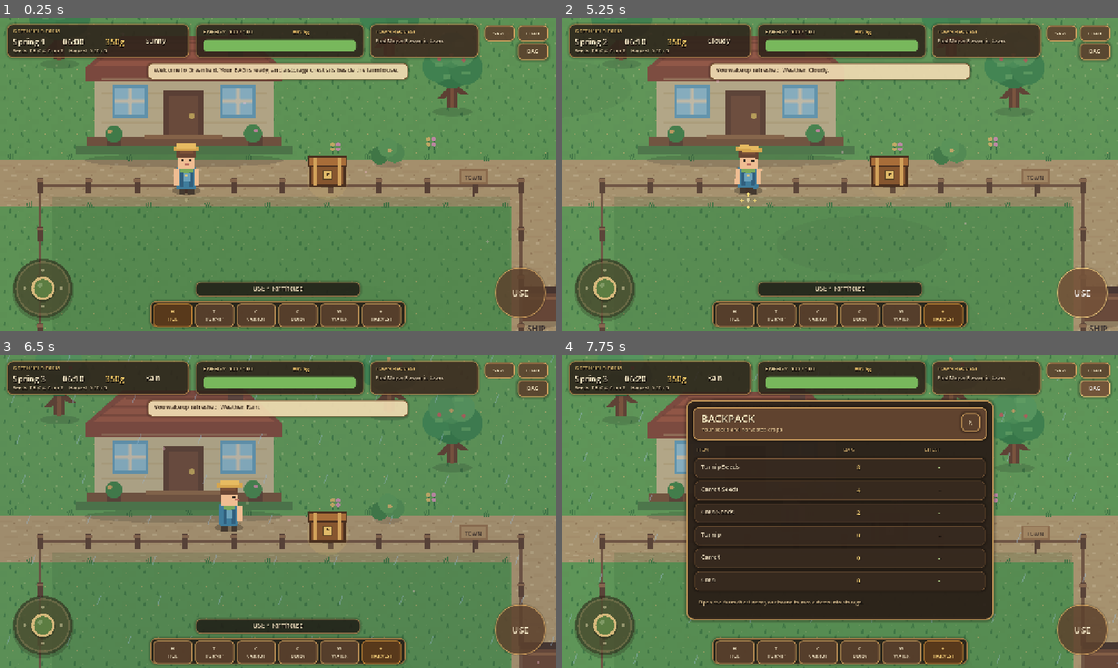
Above: before the commit, frames 1-4 (two rows, left to right).
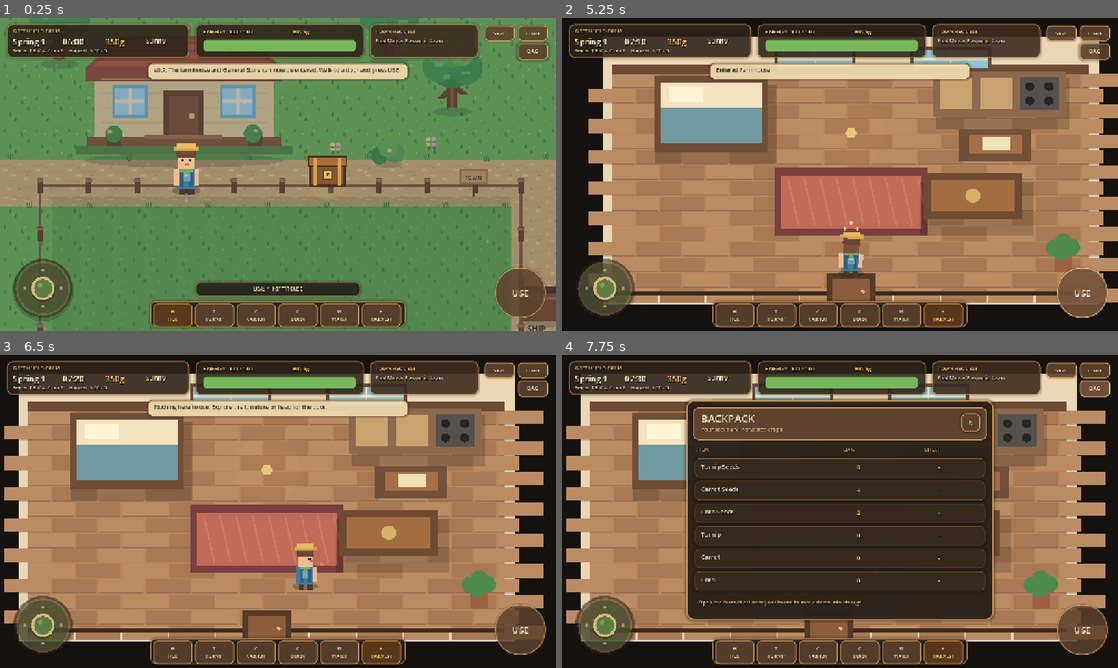
Above: after the commit, the same moments.

Repository: mohsenbigdeli/New
Game: Godot game, scene res://scenes/main.tscn
The game is run twice, just before and just after one commit, with the same random seed, the same clock (stepped at 60 frames per second) and the same inputs.
Inputs (mouse positions are in pixels of both pictures, inside the frame that each line leads up to):
- Up to frame 1 (0.25 s): no input
- Up to frame 2 (5.25 s): click "H HOE" at 0.5 s; click "T TURNIP" at 1.25 s; click "C CARROT" at 2 s; click "C CORN" at 2.75 s; click "W WATER" at 3.5 s; click "+ HARVEST" at 4.25 s; click "USE" at 5 s
- Up to frame 3 (6.5 s): tap Enter at 5.75 s; drag from (44, 624) to (333, 442) at 5.77 s
- Up to frame 4 (7.75 s): drag from (728, 527) to (812, 574) at 6.52 s; click "BAG" at 7.25 s

The runs differ from the first frame. In frame 1, 0.4% of the frame differs, in the area x 27-72%, y 16-18%; in frame 2, 76%; in frame 3, 80%, in the area x 0-100%, y 0-100%; in frame 4, 42%.

Commit message:
Integrate v0.7 enterable farmhouse and store

Diff:
--- a/greenfield-farm/scripts/main.gd
+++ b/greenfield-farm/scripts/main.gd
@@ -10,6 +10,7 @@
 var focus_overlay: FarmFocusOverlay
 var storage_chest: FarmStorageChest
 var inventory_ui: FarmInventoryPanel
+var interiors: FarmInteriors
 
 var selected_tool := 0
 var energy := 100
@@ -18,6 +19,7 @@
 var clock_accumulator := 0.0
 var minute_step_seconds := 0.75
 var warned_late := false
+var outside_return_position := Vector2(370, 430)
 
 var seed_inventory := {"turnip": 8, "carrot": 4, "corn": 2}
 var produce_inventory := {"turnip": 0, "carrot": 0, "corn": 0}
@@ -57,6 +59,10 @@
 	storage_chest.name = "StorageChest"
 	add_child(storage_chest)
 
+	interiors = FarmInteriors.new()
+	interiors.name = "Interiors"
+	add_child(interiors)
+
 	player = FarmPlayer.new()
 	player.name = "Player"
 	player.position = Vector2(370, 420)
@@ -85,7 +91,7 @@
 	inventory_ui.refresh_data(_bag_snapshot(), storage_inventory)
 
 	ambient_fx.update_environment(farm.current_day, farm.weather, minute_of_day)
-	ui.show_message("Welcome to Greenfield. Your BAG is ready, and a storage chest sits beside the farmhouse.")
+	ui.show_message("v0.7: The farmhouse and General Store can now be entered. Walk to a door and press USE.")
 	_update_ui()
 
 func _process(delta: float) -> void:
@@ -102,7 +108,8 @@
 			farm.set_time(minute_of_day)
 			_update_ui()
 
-	ambient_fx.update_environment(farm.current_day, farm.weather, minute_of_day)
+	if interiors.active_room == "outside":
+		ambient_fx.update_environment(farm.current_day, farm.weather, minute_of_day)
 	_update_context_target()
 
 func _unhandled_key_input(event: InputEvent) -> void:
@@ -130,6 +137,8 @@
 	_update_ui()
 
 func _get_near_interaction() -> Dictionary:
+	if interiors.active_room != "outside":
+		return interiors.get_interaction(player.position)
 	var chest_interaction := storage_chest.get_interaction(player.position)
 	if not chest_interaction.is_empty():
 		return chest_interaction
@@ -144,12 +153,16 @@
 		_handle_interaction(interaction)
 		return
 
+	if interiors.active_room != "outside":
+		ui.show_message("Nothing here to use. Explore the furniture or head for the door.")
+		return
+
 	var cell := farm.world_to_cell(target_position)
 	if not farm.is_valid_cell(cell):
 		ui.show_message("Walk closer to a field tile or town location.")
 		return
 	if energy <= 0:
-		ui.show_message("You're exhausted. Go to the farmhouse and sleep.")
+		ui.show_message("You're exhausted. Go inside the farmhouse and use the bed.")
 		return
 
 	var worked := false
@@ -196,22 +209,78 @@
 	return "turnip"
 
 func _handle_interaction(data: Dictionary) -> void:
-	match String(data.get("type", "")):
+	var kind := String(data.get("type", ""))
+	match kind:
 		"shop":
-			inventory_ui.close_panel()
-			inventory_ui.bag_button.disabled = true
-			ui.open_shop(money, seed_prices, sell_prices, produce_inventory)
-			player.set_controls_locked(true)
+			if interiors.active_room == "outside":
+				_enter_interior("store")
+			else:
+				inventory_ui.close_panel()
+				inventory_ui.bag_button.disabled = true
+				ui.open_shop(money, seed_prices, sell_prices, produce_inventory)
+				player.set_controls_locked(true)
 		"home":
+			if interiors.active_room == "outside":
+				_enter_interior("home")
+		"bed":
 			if minute_of_day < 17 * 60:
-				ui.show_message("It's still early, but sleeping will pass the whole day.")
+				ui.show_message("You turn in early and let the day pass.")
 			_start_next_day(false)
+		"interior_exit":
+			_exit_interior()
+		"home_note":
+			ui.show_message("Farm Journal: Water crops every day. Shipping pays the next morning.")
+		"store_sign":
+			ui.show_message("Seed Guide: Turnip 3 days · Carrot 4 days · Corn 6 days.")
 		"shipping":
 			_queue_shipping()
 		"chest":
 			inventory_ui.open_chest(_bag_snapshot(), storage_inventory)
 		"npc":
 			_talk_to_npc(String(data.get("id", "")))
+
+func _enter_interior(room: String) -> void:
+	if room != "home" and room != "store":
+		return
+	inventory_ui.close_panel()
+	ui.close_shop()
+	inventory_ui.bag_button.disabled = false
+	outside_return_position = Vector2(370, 438) if room == "home" else Vector2(1780, 438)
+	_set_room_state(room)
+	player.position = interiors.enter_room(room)
+	player.facing = Vector2.UP
+	ui.show_message("Entered %s." % ("Farmhouse" if room == "home" else "Willow General Store"))
+
+func _exit_interior() -> void:
+	var old_room := interiors.active_room
+	_set_room_state("outside")
+	player.position = outside_return_position
+	player.facing = Vector2.DOWN
+	ui.show_message("Back outside." if old_room != "outside" else "")
+
+func _set_room_state(room: String) -> void:
+	if room == "outside":
+		interiors.leave_room()
+		farm.visible = true
+		storage_chest.visible = true
+		ambient_fx.visible = true
+		focus_overlay.visible = true
+		_set_farm_collision_enabled(true)
+		player.set_world_bounds(FarmWorld.WORLD_SIZE, 1.16)
+	else:
+		interiors.active_room = room
+		interiors.visible = true
+		farm.visible = false
+		storage_chest.visible = false
+		ambient_fx.visible = false
+		focus_overlay.visible = false
+		_set_farm_collision_enabled(false)
+		player.set_world_bounds(FarmInteriors.ROOM_SIZE, 1.04)
+
+func _set_farm_collision_enabled(enabled: bool) -> void:
+	for child in farm.get_children():
+		if child is CollisionObject2D:
+			(child as CollisionObject2D).collision_layer = 1 if enabled else 0
 
 func _talk_to_npc(id: String) -> void:
 	match id:
@@ -394,6 +463,8 @@
 	_update_ui()
 
 func _start_next_day(from_midnight: bool) -> void:
+	if interiors.active_room != "outside":
+		_set_room_state("outside")
 	var shipped_gold := _settle_shipping()
 	minute_of_day = 6 * 60
 	energy = 100
@@ -402,7 +473,8 @@
 	var next_weather := "Rain" if roll == 0 else ("Cloudy" if roll == 1 else "Sunny")
 	farm.next_day(next_weather)
 	farm.set_time(minute_of_day)
-	player.position = Vector2(370, 420)
+	player.position = Vector2(370, 438)
+	player.facing = Vector2.DOWN
 	ambient_fx.update_environment(farm.current_day, farm.weather, minute_of_day)
 
 	var morning_message := "A new morning begins." if from_midnight else "You wake up refreshed."
@@ -422,6 +494,11 @@
 	if not interaction.is_empty():
 		focus_overlay.clear_target()
 		ui.set_context_hint("USE  •  %s" % String(interaction.get("name", "Interact")))
+		return
+
+	if interiors.active_room != "outside":
+		focus_overlay.clear_target()
+		ui.set_context_hint("")
 		return
 
 	var target_position := player.position + player.facing.normalized() * 67.0
@@ -469,10 +546,13 @@
 
 func save_game() -> void:
 	var data := {
-		"save_version": 6,
+		"save_version": 7,
 		"farm": farm.get_save_data(),
 		"player_x": player.position.x,
 		"player_y": player.position.y,
+		"room": interiors.active_room,
+		"outside_return_x": outside_return_position.x,
+		"outside_return_y": outside_return_position.y,
 		"seeds": seed_inventory,
 		"produce": produce_inventory,
 		"shipping_pending": shipping_pending,
@@ -487,7 +567,7 @@
 	var f := FileAccess.open(SAVE_PATH, FileAccess.WRITE)
 	if f:
 		f.store_string(JSON.stringify(data))
-		ui.show_message("Game saved, including farm chest storage.")
+		ui.show_message("Game saved, including your current location and interiors.")
 
 func load_game() -> void:
 	if not FileAccess.file_exists(SAVE_PATH):
@@ -499,7 +579,6 @@
 		ui.show_message("Save file is invalid.")
 		return
 	farm.load_save_data(parsed.get("farm", {}))
-	player.position = Vector2(float(parsed.get("player_x", 370)), float(parsed.get("player_y", 420)))
 	seed_inventory = parsed.get("seeds", seed_inventory)
 	produce_inventory = parsed.get("produce", produce_inventory)
 	shipping_pending = parsed.get("shipping_pending", shipping_pending)
@@ -509,6 +588,13 @@
 	minute_of_day = int(parsed.get("minute", 360))
 	selected_tool = int(parsed.get("selected", 0))
 	player.set_equipped_tool(selected_tool)
+	outside_return_position = Vector2(float(parsed.get("outside_return_x", 370)), float(parsed.get("outside_return_y", 438)))
+
+	var saved_room := String(parsed.get("room", "outside"))
+	if saved_room != "home" and saved_room != "store":
+		saved_room = "outside"
+	_set_room_state(saved_room)
+	player.position = Vector2(float(parsed.get("player_x", 370)), float(parsed.get("player_y", 420)))
 
 	if parsed.has("quest_stage"):
 		quest_stage = int(parsed.get("quest_stage", 0))
@@ -531,5 +617,5 @@
 	farm.set_time(minute_of_day)
 	ambient_fx.update_environment(farm.current_day, farm.weather, minute_of_day)
 	inventory_ui.refresh_data(_bag_snapshot(), storage_inventory)
-	ui.show_message("Game loaded. Inventory and chest restored.")
-	_update_ui()
+	ui.show_message("Game loaded. Location, inventory and storage restored.")
+	_update_ui()
